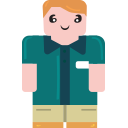
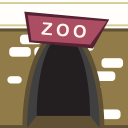
Layers edited between the first and the second (128, 128) image:
added layer "Calque 66" above "Calque 35" over [0, 0, 128, 128]
hid "Calque 35" over [22, 0, 105, 128]
